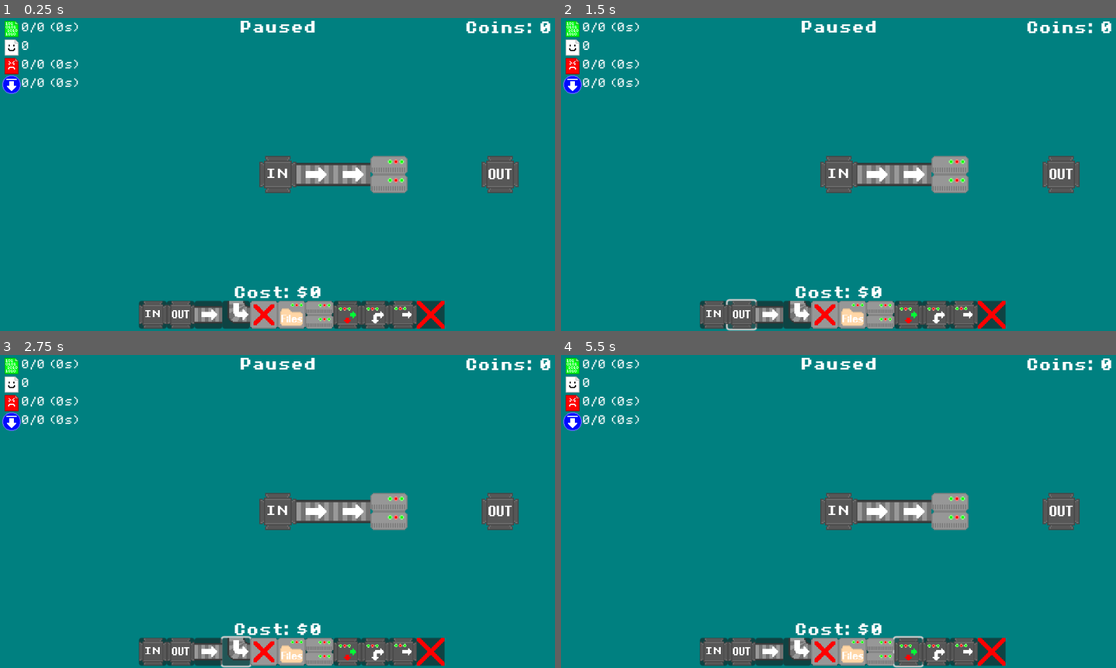
Above: before the commit, frames 1-4 (two rows, left to right).
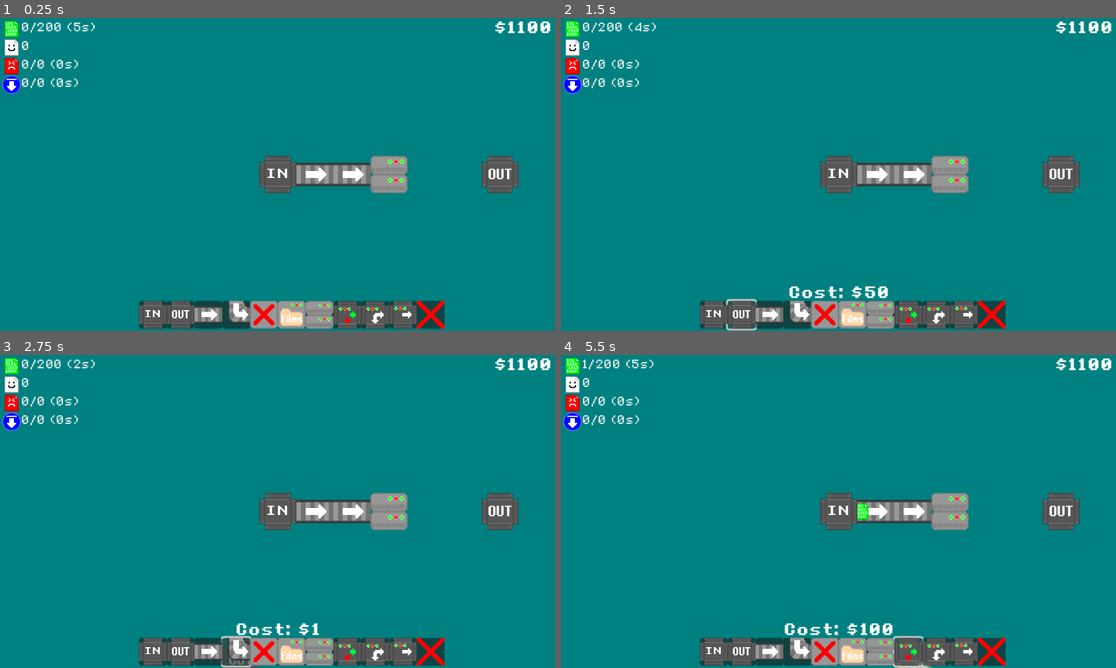
Above: after the commit, the same moments.

Repository: Birb-Games/gmtk-game-jam-2024
Game: Godot game, scene res://scenes/Root.tscn
Same seed, same stepped clock (60 frames per second), same inputs: the game is played once before the commit and once after it.
Inputs (mouse positions are in pixels of both pictures, inside the frame that each line leads up to):
- Up to frame 1 (0.25 s): no input
- Up to frame 2 (1.5 s): click (716, 315) at 0.5 s; click (744, 315) at 1.25 s
- Up to frame 3 (2.75 s): click (238, 652) at 2 s
- Up to frame 4 (5.5 s): click (771, 652) at 2.75 s; click (827, 652) at 3.5 s; click (855, 652) at 4.25 s; click (910, 652) at 5 s

The runs differ from the first frame. In frame 1, 1.0% of the frame differs, in the area x 6-97%, y 0-90%; in frame 2, 1.1%; in frame 3, 1.1%; in frame 4, 1.4%, in the area x 3-97%, y 0-100%.
Error before the commit: Parse Error: Used space character for indentation instead of tab as used before in the file. (res://scripts/root.gd:67)

Commit message:
Fixed a bug that caused a crash when you tried to rotate nothing

Diff:
--- a/project.godot
+++ b/project.godot
@@ -63,7 +63,6 @@
 "events": [Object(InputEventMouseButton,"resource_local_to_scene":false,"resource_name":"","device":-1,"window_id":0,"a …(256 unchanged characters)…
 ]
 }
-
 pause={
 "deadzone": 0.5,
 "events": [Object(InputEventKey,"resource_local_to_scene":false,"resource_name":"","device":-1,"window_id":0,"alt_press …(191 unchanged characters)…
--- a/scripts/root.gd
+++ b/scripts/root.gd
@@ -65,7 +65,7 @@
 		input_pipes.erase(Vector2i(x, y))
 		return
 	if(spend_coins(tile_costs[id])):
-    if id == "in":
+		if id == "in":
 			input_pipes.push_back(Vector2i(x, y))
 		$BottomTileMapLayer.erase_cell(Vector2i(x, y))
 		$BottomTileMapLayer.set_cell(Vector2i(x, y), 0, tile_atlas_positions[id], alternative)
@@ -116,12 +116,13 @@
 		elif ($HUD.get_selected() != ""):
 			add_top_tile($HUD.get_selected(), pos[0], pos[1])
 	if (event.is_action_pressed("right_click")):
-		alternative += 1
-		$PreviewTileMapLayer.set_cell(current_tile, 0, tile_atlas_positions[$HUD.get_selected()], alternative)
-		$PreviewTileMapLayer.fix_invalid_tiles()
-		if $PreviewTileMapLayer.get_cell_alternative_tile(current_tile) == -1:
-			alternative = 0
+		if $HUD.get_selected() != "" and $HUD.get_selected() != "delete":
+			alternative += 1
 			$PreviewTileMapLayer.set_cell(current_tile, 0, tile_atlas_positions[$HUD.get_selected()], alternative)
+			$PreviewTileMapLayer.fix_invalid_tiles()
+			if $PreviewTileMapLayer.get_cell_alternative_tile(current_tile) == -1:
+				alternative = 0
+				$PreviewTileMapLayer.set_cell(current_tile, 0, tile_atlas_positions[$HUD.get_selected()], alternative)
 
 func display_preview():
 	if current_tile == $PreviewTileMapLayer.local_to_map(get_global_mouse_position()):
